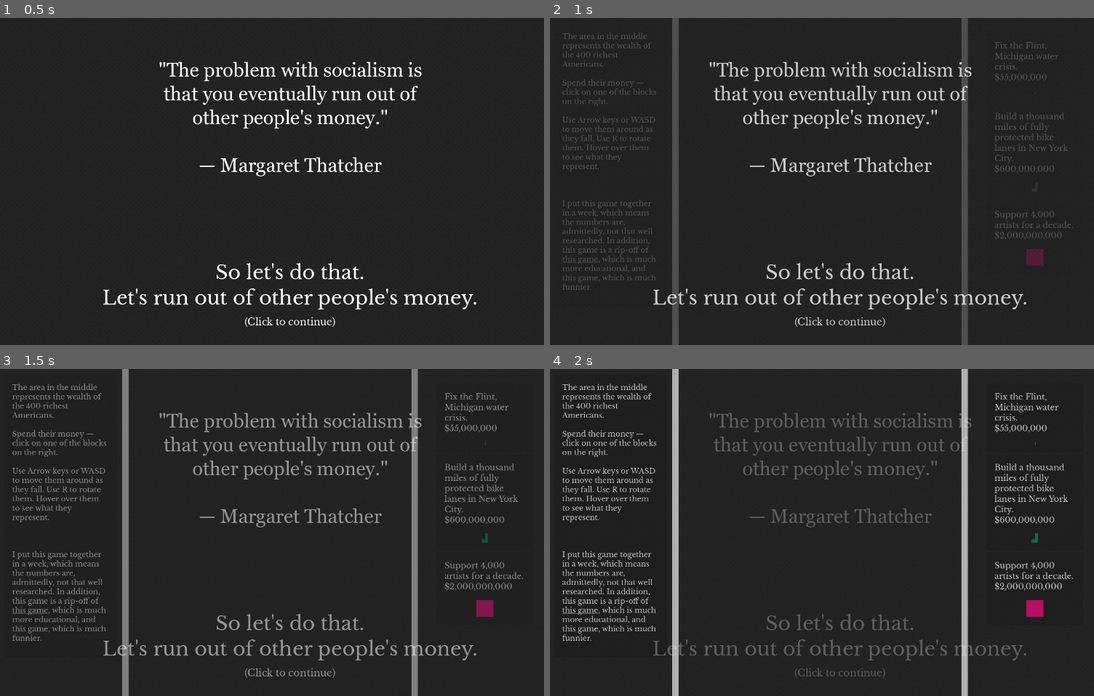
Above: before the commit, frames 1-4 (two rows, left to right).
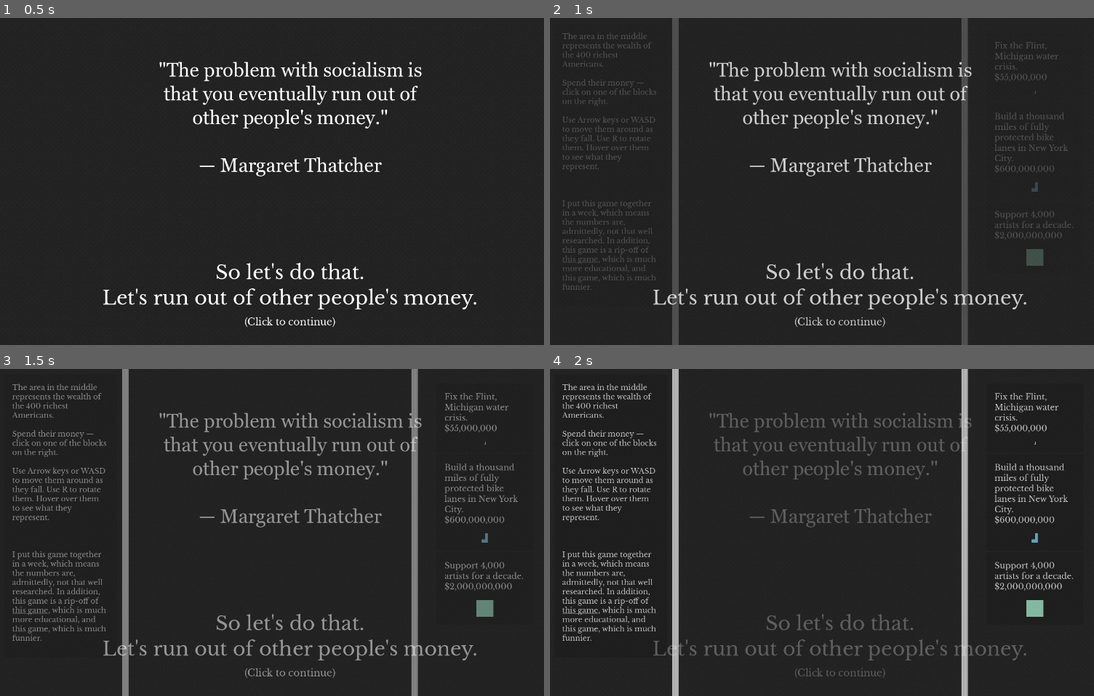
Above: after the commit, the same moments.

Repository: kksgandhi/other-peoples-money
Game: Godot game, scene res://scenes/game.tscn
Two runs of this game, one before a commit and one after it. Both use one fixed random seed, a clock stepped at 60 frames per second and the inputs below.
Inputs (mouse positions are in pixels of both pictures, inside the frame that each line leads up to):
- Up to frame 1 (0.5 s): no input
- Up to frame 2 (1 s): click (1034, 67) at 0.52 s
- Up to frame 3 (1.5 s): tap Enter at 1.25 s; move the mouse to (261, 597) at 1.27 s; hold Right (right) from 1.28 s (still down); tap S (rotate) at 1.35 s; click (261, 597) at 1.42 s
- Up to frame 4 (2 s): keep holding Right (right)

Frame 1 is identical in both runs. In frame 2, 0.2% of the frame differs, in the area x 87-91%, y 22-76%; in frame 3, 0.2%; in frame 4, 0.2%.

Commit message:
add more tetromino colors

Diff:
--- a/scenes/game.gd
+++ b/scenes/game.gd
@@ -125,9 +125,10 @@
   %LeftSideBarEndText.text = original_leftsidebar_end_text + " Each of our original 400 richest americans still has (on …(424 unchanged characters)…
 
 func handle_debug():
-  %LeftSideBarEndText.visible = true
-  %LeftSideBarAnimationPlayer.play("fade_left_texts")
+  #%LeftSideBarEndText.visible = true
+  #%LeftSideBarAnimationPlayer.play("fade_left_texts")
   # %LeftSideBarText.visible=true
+  print(is_camera_locked)
   pass
 
 
--- a/scenes/tetrominos/tetro_choice_item.gd
+++ b/scenes/tetrominos/tetro_choice_item.gd
@@ -5,7 +5,7 @@
 signal selected(tetromino_info)
 var tetromino_resources = ["tetromino_i", "tetromino_j", "tetromino_l", "tetromino_o", "tetromino_s", "tetromino_t", "tetromino_z"]
 var tetromino_information: Dictionary
-var colors = ["#f1077d", "#e33a31", "#b56400", "#767c00", "#158618", "#00895f"]
+var colors = ["#77dd77", "#836953", "#89cff0", "#99c5c4", "#9adedb", "#aa9499", "#aaf0d1", "#b2fba5", "#b39eb5", "#bdb0d0", "#bee7a5", "#befd73", "#c1c6fc", "#c6a4a4", "#c8ffb0", "#cb99c9", "#cef0cc", "#cfcfc4", "#d6fffe", "#d8a1c4", "#dea5a4", "#deece1", "#dfd8e1", "#e5d9d3", "#e9d1bf", "#f49ac2", "#f4bfff", "#fdfd96", "#ff6961", "#ff964f", "#ff9899", "#ffb7ce", "#ca9bf7"]
 
 func update_displayed_information(input_tetromino_information):
   tetromino_information = input_tetromino_information
